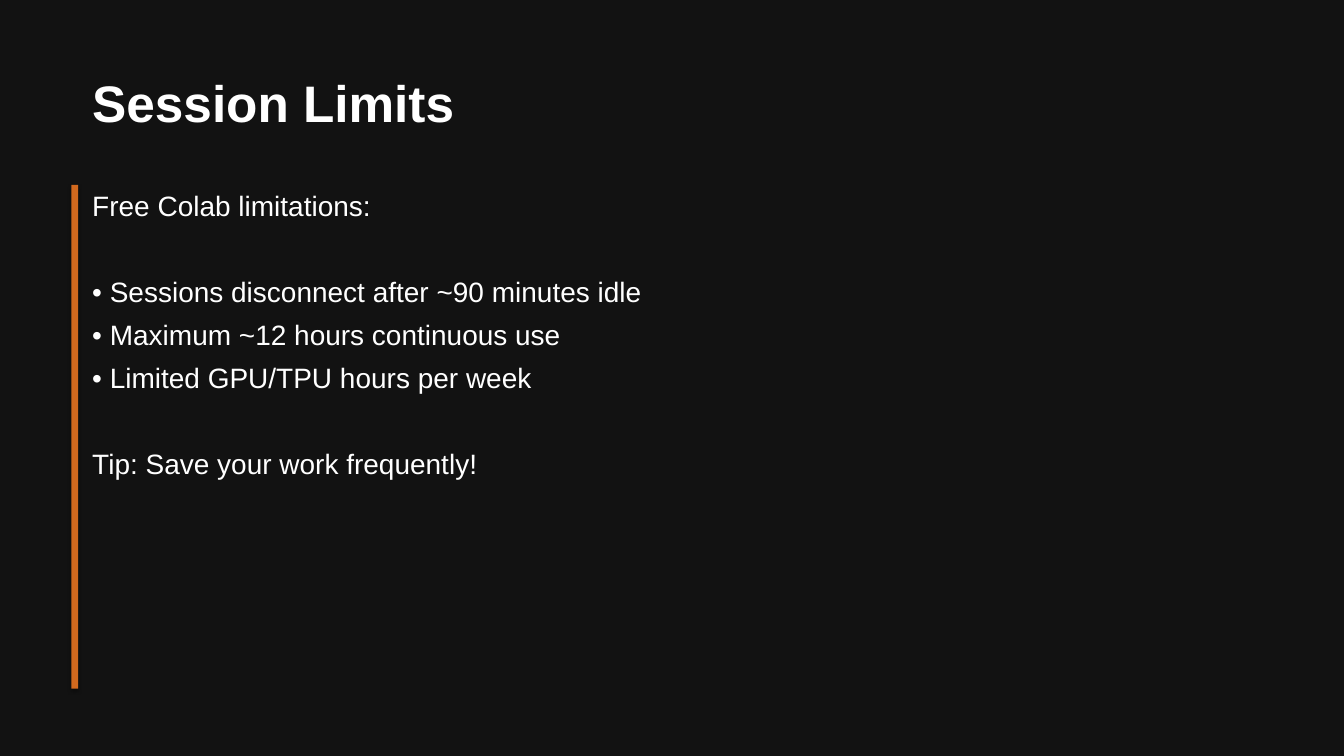
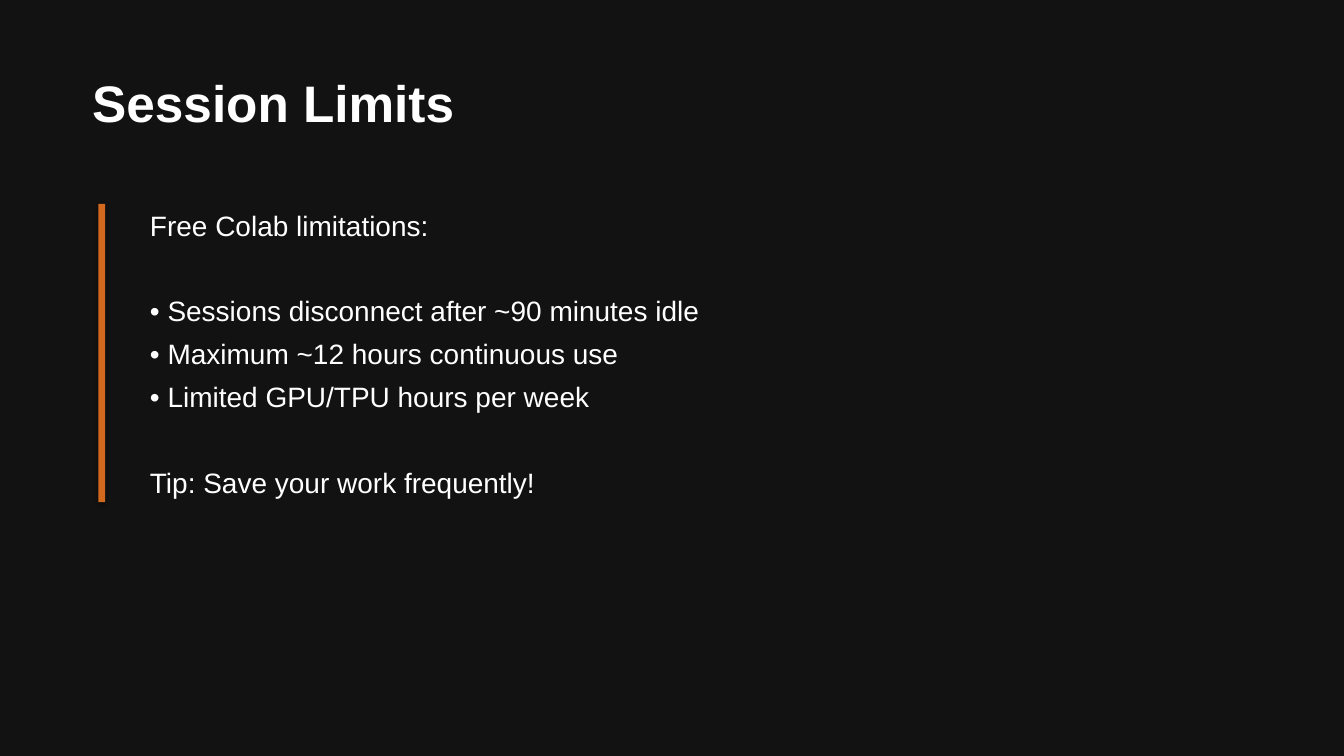
Before and after one commit to kerryback/mgmt675, a slide deck: slide 26 of colab.pptx (slide 33 before the commit). Drawn at 1344x756 pixels with LibreOffice and Linux fonts; fonts in the diff are those of the drawing. Boxes give left, top, right and bottom in pixels: in the first picture for what was removed or moved away, otherwise in the second. Text is boxed around its words. In the diff, an @@ line names an element or a change of style, - is before the commit and + after.

```diff
--- a/colab.pptx
+++ b/colab.pptx
@@ rectangle: place and size @@
-rectangle at <box>71,185,78,689</box>
+rectangle at <box>98,204,105,502</box>
@@ text "Free Colab limitations:": place and size @@
-text "Free Colab limitations:" at <box>92,195,642,479</box>
+text "Free Colab limitations:" at <box>150,215,699,498</box>
```
Also in this commit, not shown: 10 other slides changed, 1 slide added, 8 slides removed, 3 other files.
